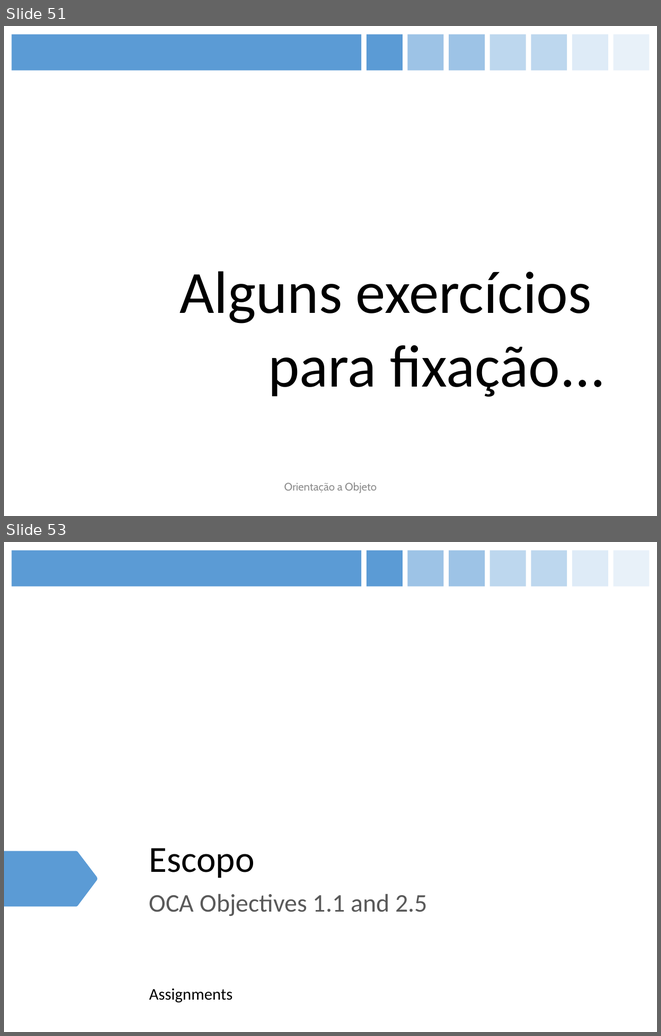
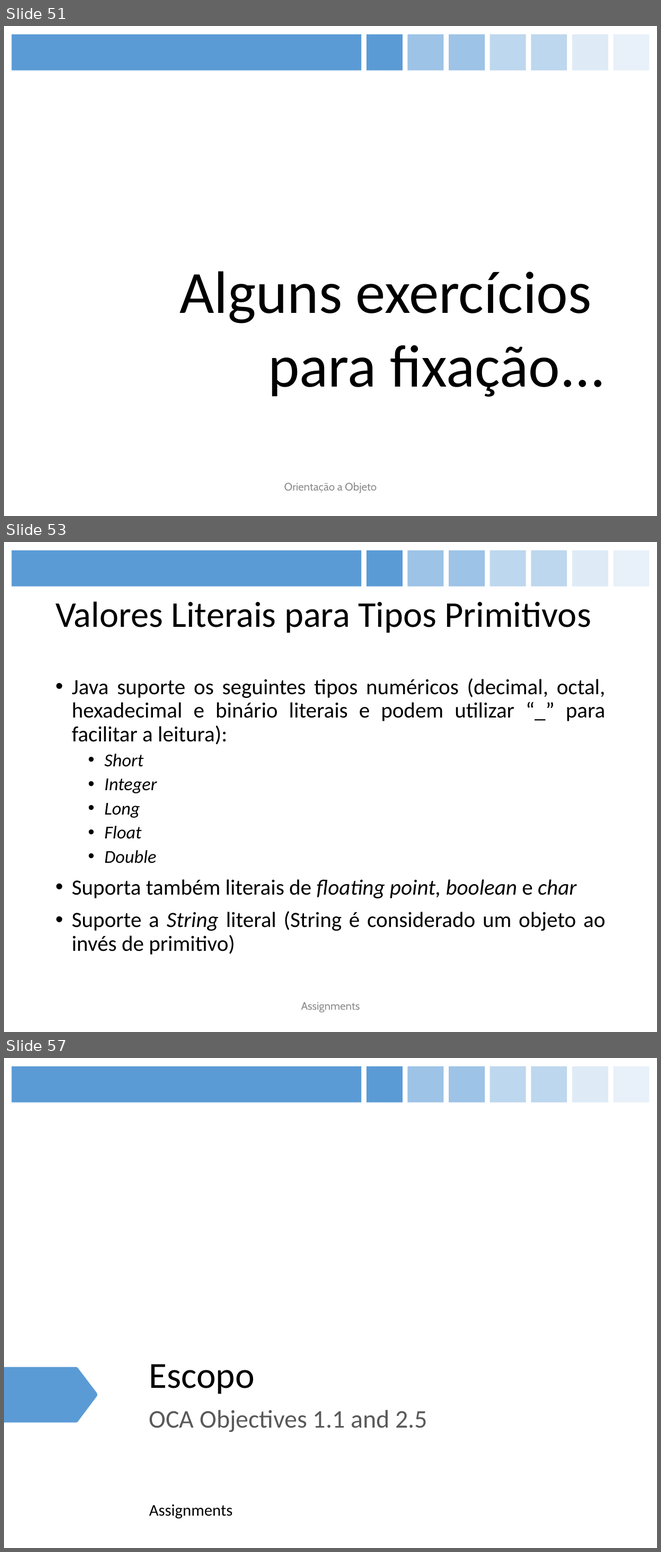
Before and after one commit to figueiredojrr/treinamentoJavaSeOcaAgosto, a slide deck: TreinamentoJavaSeOca/documentos/apresentação/OCA.pptx. Shown one above the other, each under a label of ours: slides 51 and 53 before the commit, slides 51, 53 and 57 after it; the slides between them are not shown. The pictures are 661x1036 and 661x1552 pixels, drawn with LibreOffice and Linux fonts; fonts in the diff are those of the drawing. Boxes give left, top, right and bottom in pixels: in the first picture for what was removed or moved away, otherwise in the second. Text is boxed around its words. In the diff, an @@ line names an element or a change of style, - is before the commit and + after.

```diff
--- a/TreinamentoJavaSeOca/documentos/apresentação/OCA.pptx
+++ b/TreinamentoJavaSeOca/documentos/apresentação/OCA.pptx
@@ slide 53 added at [4,542,657,1032], background #FFFFFF; not listed: 8 template elements that a slide beside it also shows @@
@@ title added at [55,601,591,633], 40 pt, text #000000 @@
+Valores Literais para Tipos Primitivos
@@ text added at [72,678,606,954], 24 pt, text #000000 @@
+• Java suporte os seguintes tipos numéricos (decimal, octal, hexadecimal e binário literais e podem utilizar “_” para facilitar a leitura):
+  • Short
+  • Integer
+  • Long
+  • Float
+  • Double
+• Suporta também literais de floating point, boolean e char
+• Suporte a String literal (String é considerado um objeto ao invés de primitivo)
@@ text added at [301,1002,360,1012], 12 pt, text #8C8C8C @@
+Assignments
@@ what was slide 53 is now slide 57 @@
```
Also in this commit, not shown: 5 slides changed, 3 other slides added.
